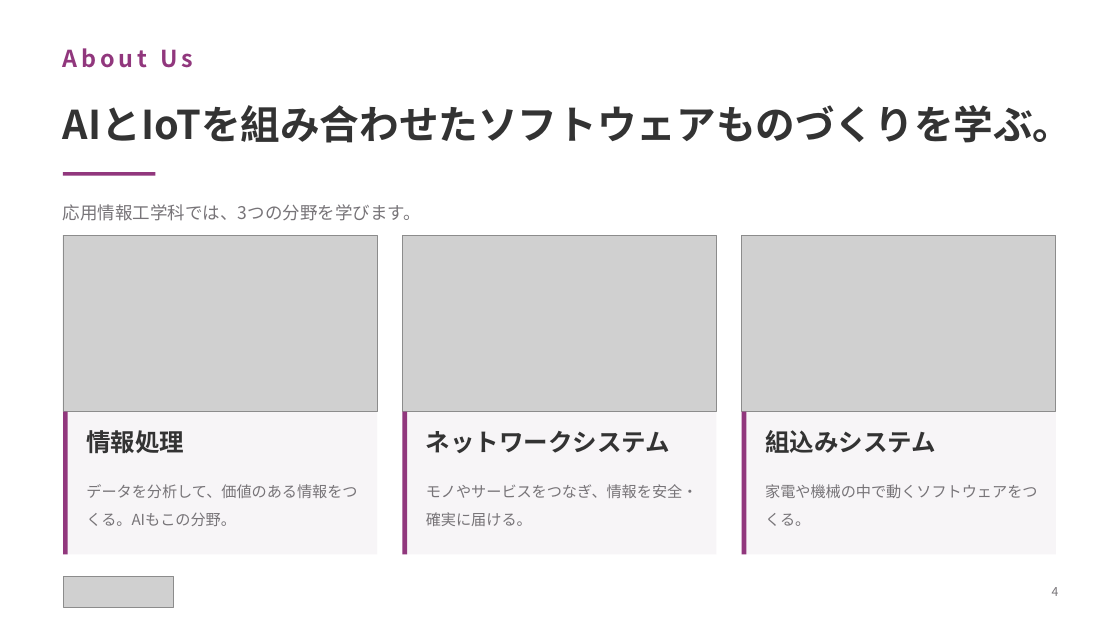
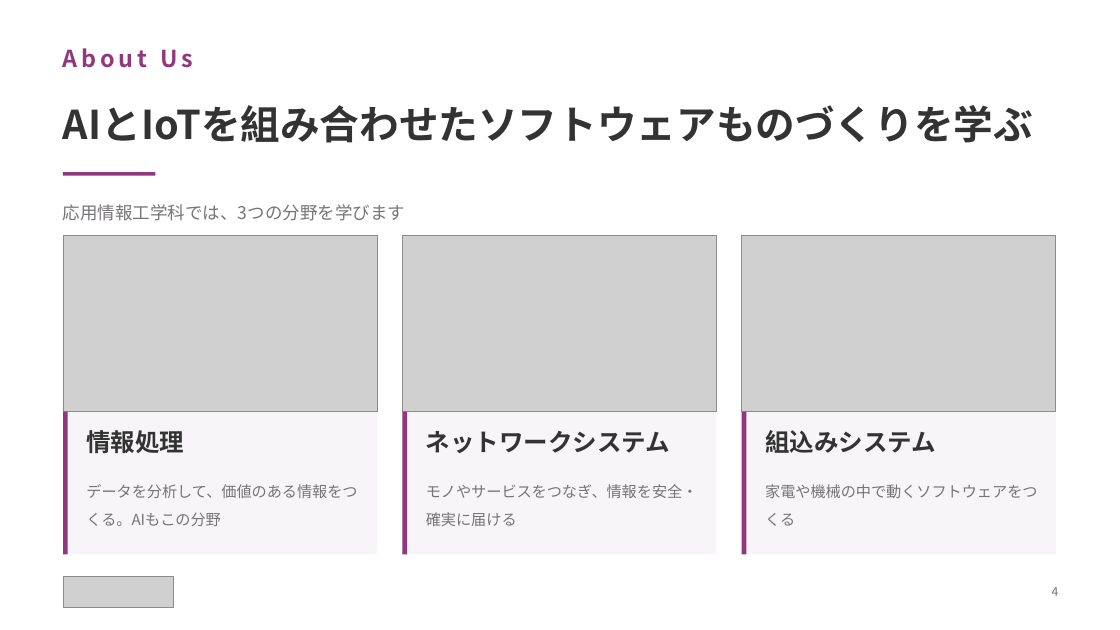
Before and after one commit to yutakaJssst/narashino-visit-1, a slide deck: slide 4 of slides/nichinara20260908.pptx. Drawn at 1120x630 pixels with LibreOffice and Linux fonts; fonts in the diff are those of the drawing; grey boxes stand for pictures. Boxes give left, top, right and bottom in pixels: in the first picture for what was removed or moved away, otherwise in the second. Text is boxed around its words. In the diff, an @@ line names an element or a change of style, - is before the commit and + after.

```diff
--- a/slides/nichinara20260908.pptx
+++ b/slides/nichinara20260908.pptx
@@ text at bbox=[63, 105, 1033, 143]: text changed @@
-AIとIoTを組み合わせたソフトウェアものづくりを学ぶ。
+AIとIoTを組み合わせたソフトウェアものづくりを学ぶ
@@ text at bbox=[63, 204, 405, 221]: text changed @@
-応用情報工学科では、3つの分野を学びます。
+応用情報工学科では、3つの分野を学びます
@@ text at bbox=[86, 484, 357, 526]: text changed @@
-データを分析して、価値のある情報をつくる。AIもこの分野。
+データを分析して、価値のある情報をつくる。AIもこの分野
@@ text at bbox=[426, 484, 698, 526]: text changed @@
-モノやサービスをつなぎ、情報を安全・確実に届ける。
+モノやサービスをつなぎ、情報を安全・確実に届ける
@@ text at bbox=[765, 484, 1037, 526]: text changed @@
-家電や機械の中で動くソフトウェアをつくる。
+家電や機械の中で動くソフトウェアをつくる
```
Also in this commit, not shown: 15 other slides changed, 2 other files.
